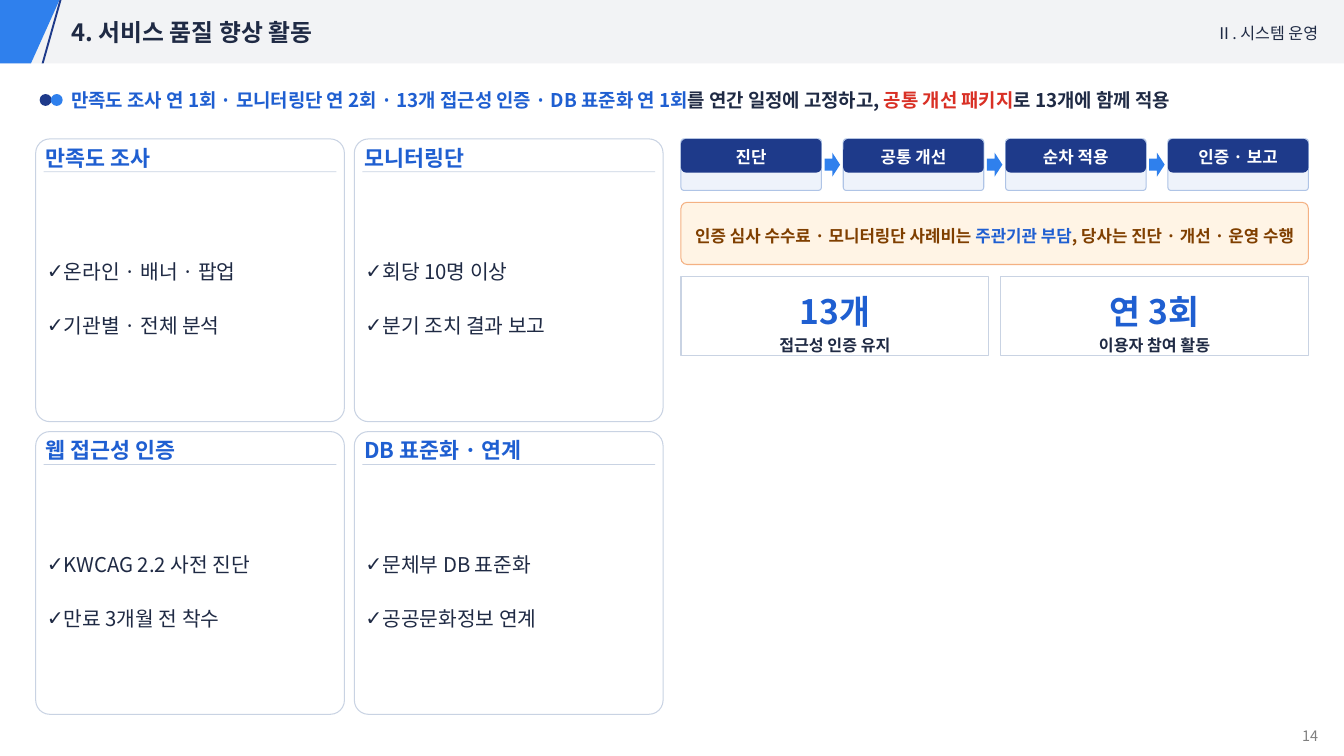
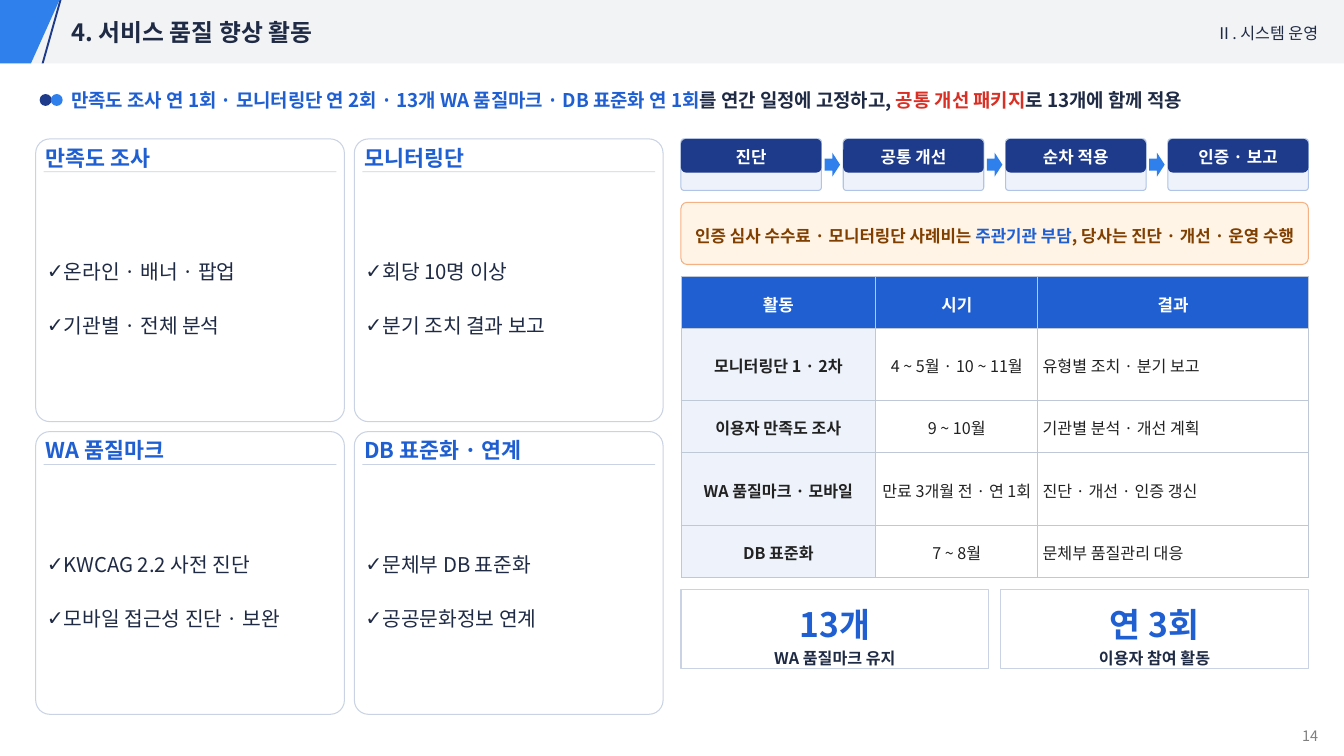
Before and after one commit to hwangsteeve-tech/hbjw, a slide deck: slide 14 of proposals/2026-12_nmk-museum-web-maint/nmk_발표자료.pptx. Drawn at 1344x756 pixels with LibreOffice and Linux fonts; fonts in the diff are those of the drawing. Boxes give left, top, right and bottom in pixels: in the first picture for what was removed or moved away, otherwise in the second. Text is boxed around its words. In the diff, an @@ line names an element or a change of style, - is before the commit and + after.

```diff
--- a/proposals/2026-12_nmk-museum-web-maint/nmk_발표자료.pptx
+++ b/proposals/2026-12_nmk-museum-web-maint/nmk_발표자료.pptx
@@ text at box(71, 91, 1182, 111): text changed @@
-만족도 조사 연 1회 · 모니터링단 연 2회 · 13개 접근성 인증 · DB 표준화 연 1회를 연간 일정에 고정하고, 공통 개선 패키지로 13개에 함께 적용
+만족도 조사 연 1회 · 모니터링단 연 2회 · 13개 WA 품질마크 · DB 표준화 연 1회를 연간 일정에 고정하고, 공통 개선 패키지로 13개에 함께 적용
@@ table added at box(682, 276, 1309, 578), 5 rows, 3 columns @@
+활동 | 시기 | 결과
+모니터링단 1 · 2차 | 4 ~ 5월 · 10 ~ 11월 | 유형별 조치 · 분기 보고
+이용자 만족도 조사 | 9 ~ 10월 | 기관별 분석 · 개선 계획
+WA 품질마크 · 모바일 | 만료 3개월 전 · 연 1회 | 진단 · 개선 · 인증 갱신
+DB 표준화 | 7 ~ 8월 | 문체부 품질관리 대응
@@ text removed at box(779, 337, 891, 356) @@
-접근성 인증 유지
@@ text at box(46, 440, 164, 460): text changed @@
-웹 접근성 인증
+WA 품질마크
@@ 3 texts, 2 rectangles: place and size @@
-3 texts, 2 rectangles at box(682, 276, 1309, 356)
+3 texts, 2 rectangles at box(682, 590, 1309, 669)
@@ text at box(64, 609, 280, 628): text changed @@
-✓ 만료 3개월 전 착수
+✓ 모바일 접근성 진단 · 보완
@@ text added at box(774, 650, 896, 669), 11.5 pt, text #1F2A44, bold @@
+WA 품질마크 유지
```
Also in this commit, not shown: 8 other files.
